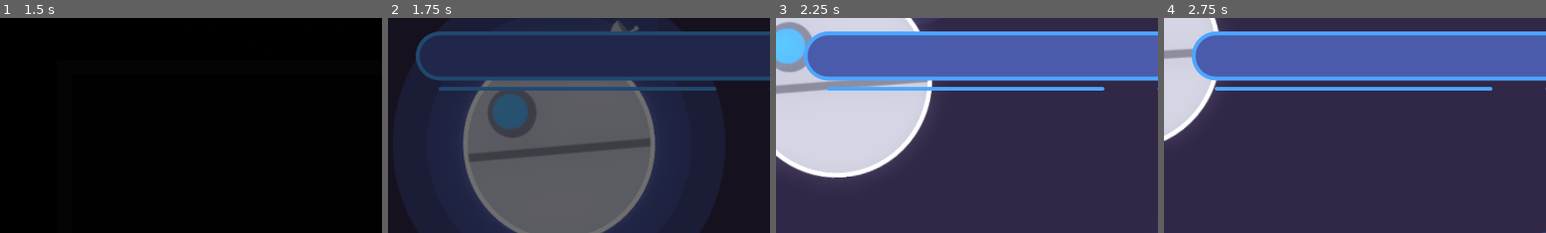
Above: before the commit, frames 1-4 (left to right).
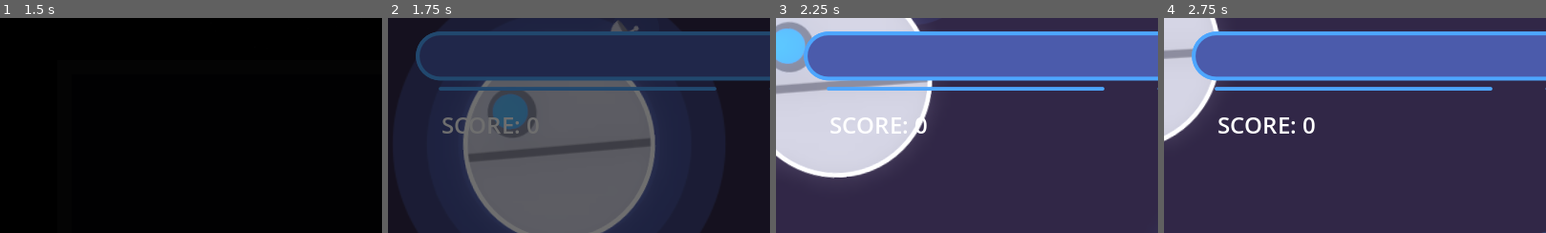
Above: after the commit, the same moments.

Repository: Wahid7852/SpaceRunner
Game: Godot game, scene res://ui/main_menu.tscn
Two runs of this game, one before a commit and one after it. Both use one fixed random seed, a clock stepped at 60 frames per second and the inputs below.
Inputs (mouse positions are % of the whole screen's width and height, from its top left):
- Up to frame 1 (1.5 s): tap Enter (ui_accept) at 0.5, 0.77 s; move the mouse to (72, 45) at 0.52 s; hold D (right) 0.53-1.28 s; tap Space (fire) at 0.6 s; move the mouse to (30, 55) at 1.27 s; hold S (down) from 1.28 s (still down); click (30, 55) at 1.35 s
- Up to frame 2 (1.75 s): keep holding S (down); tap Enter (ui_accept) at 1.52 s
- Up to frame 3 (2.25 s): move the mouse to (60, 28) at 2.02 s; release S (down) at 2.03 s; hold D (right) from 2.03 s (still down); hold Right mouse button (precision_mode) from 2.03 s (still down)
- Up to frame 4 (2.75 s): keep holding D (right); keep holding Right mouse button (precision_mode)
The pictures show only the part of the screen within x 0-50%, y 4-54%; the shares and areas given below are measured in that part.

Frame 1 is identical in both runs. In frame 2, 0.5% of the frame differs, in the area x 14-39%, y 46-54%; in frame 3, 0.6%; in frame 4, 0.9%, in the area x 14-40%, y 46-54%.

Commit message:
spacerunner: Implement Score
Signed-off-by: Wahid7852 <wahidzk0091@gmail.com>

Diff:
--- a/autoload/events.gd
+++ b/autoload/events.gd
@@ -35,6 +35,9 @@
 
 signal explosion_occurred
 
+signal enemy_died(position: Vector2)
+signal ore_mined
+
 enum UpgradeChoices { HEALTH, SPEED, CARGO, MINING, WEAPON }
 
 enum UITypes { UPGRADE, QUIT }
--- /dev/null
+++ b/autoload/score_manager.gd
@@ -0,0 +1,13 @@
+extends Node
+
+signal score_changed(new_score: int)
+
+var current_score: int = 0
+
+func increment_score(amount: int) -> void:
+	current_score += amount
+	score_changed.emit(current_score)
+
+func reset_score() -> void:
+	current_score = 0
+	score_changed.emit(current_score)
--- a/project.godot
+++ b/project.godot
@@ -21,6 +21,7 @@
 
 Events="*res://autoload/events.gd"
 ObjectRegistry="*res://autoload/object_registry.tscn"
+ScoreManager="*res://autoload/score_manager.gd"
 
 [debug]
 
--- /dev/null
+++ b/score_display.gd
@@ -0,0 +1,13 @@
+extends Control
+
+@onready var score_label: Label = $ScoreLabel
+
+func _ready() -> void:
+	ScoreManager.score_changed.connect(_on_score_changed)
+	_update_score_text(0)
+
+func _on_score_changed(new_score: int) -> void:
+	_update_score_text(new_score)
+
+func _update_score_text(score: int) -> void:
+	score_label.text = "SCORE: %d" % score
--- /dev/null
+++ b/score_manager.gd
@@ -0,0 +1,13 @@
+extends Node
+
+signal score_changed(new_score: int)
+
+var score: int = 0
+
+func add_score(points: int) -> void:
+	score += points
+	score_changed.emit(score)
+
+func reset_score() -> void:
+	score = 0
+	score_changed.emit(score)
--- a/ships/enemies/pirate/pirate_ship.gd
+++ b/ships/enemies/pirate/pirate_ship.gd
@@ -108,14 +108,14 @@
 	var effect: Node2D = explosion_effect.instantiate()
 	ObjectRegistry.register_effect(effect)
 	effect.global_position = global_position
+	Events.enemy_died.emit(global_position)
+
 	died.emit()
-	var new_leader: CharacterBody2D
+	var new_leader: CharacterBody2D = null
 	for squaddie_ref in squaddies:
 		var squaddie: CharacterBody2D = squaddie_ref.get_ref()
 		if not squaddie:
 			continue
-		# FIXME: I had an error because a Projectile was in the squaddies array
-		# We should ensure this cannot happen, and squaddies are all from the faction
 		if not squaddie.is_in_group("Enemies"):
 			continue
 		if squaddie._health > 0:
--- a/ui/hud/hud.gd
+++ b/ui/hud/hud.gd
@@ -2,7 +2,7 @@
 
 @onready var shield_bar := $ShieldBar
 @onready var cargo_gauge := $CargoGauge
-
+@onready var score_display := $ScoreDisplay
 
 func initialize(player: PlayerShip) -> void:
 	shield_bar.initialize(player)
--- a/ui/hud/hud.tscn
+++ b/ui/hud/hud.tscn
@@ -1,8 +1,9 @@
-[gd_scene load_steps=4 format=3 uid="uid://dn2lyjt0cp57p"]
+[gd_scene load_steps=5 format=3 uid="uid://dn2lyjt0cp57p"]
 
 [ext_resource type="PackedScene" uid="uid://kn2ugan2b7cd" path="res://ui/hud/shield_bar.tscn" id="1"]
 [ext_resource type="PackedScene" uid="uid://6j5jnsgned4s" path="res://ui/cargo_progress.tscn" id="2"]
 [ext_resource type="Script" path="res://ui/hud/hud.gd" id="3"]
+[ext_resource type="Script" path="res://ui/hud/score_display.gd" id="4_egpa7"]
 
 [node name="HUD" type="Control"]
 layout_mode = 3
@@ -30,3 +31,26 @@
 offset_top = 32.0
 offset_right = -40.0
 offset_bottom = 160.0
+
+[node name="ScoreDisplay" type="Control" parent="."]
+anchors_preset = 0
+offset_right = 40.0
+offset_bottom = 40.0
+script = ExtResource("4_egpa7")
+
+[node name="ScoreLabel" type="Label" parent="ScoreDisplay"]
+layout_direction = 1
+layout_mode = 1
+anchors_preset = 15
+anchor_right = 1.0
+anchor_bottom = 1.0
+offset_left = 56.0
+offset_top = 105.0
+offset_right = 143.0
+offset_bottom = 105.0
+grow_horizontal = 2
+grow_vertical = 2
+theme_override_font_sizes/font_size = 24
+text = "SCORE: 0"
+vertical_alignment = 2
+clip_text = true
--- /dev/null
+++ b/ui/hud/score_display.gd
@@ -0,0 +1,21 @@
+extends Control
+
+@onready var score_label: Label = $ScoreLabel
+
+func _ready() -> void:
+	ScoreManager.score_changed.connect(_on_score_changed)
+	Events.enemy_died.connect(_on_enemy_died)
+	Events.ore_mined.connect(_on_ore_mined)
+	_update_score_text(0)
+
+func _on_score_changed(new_score: int) -> void:
+	_update_score_text(new_score)
+
+func _on_enemy_died(_enemy_position: Vector2) -> void:
+	ScoreManager.increment_score(100)
+
+func _on_ore_mined() -> void:
+	ScoreManager.increment_score(10)
+
+func _update_score_text(score: int) -> void:
+	score_label.text = "SCORE: %d" % score
--- a/world/docking_point/asteroid.gd
+++ b/world/docking_point/asteroid.gd
@@ -1,5 +1,3 @@
-# Represents an extended dockable that holds a random amount of mineable
-# resources.
 class_name Asteroid
 extends DockingPoint
 
@@ -16,7 +14,6 @@
 
 var iron_amount := 0.0
 
-
 func _ready() -> void:
 	super()
 	anim_player.speed_scale = randf_range(0.5, 2.0)
@@ -26,7 +23,6 @@
 	iron_amount = rng.randf_range(min_iron_amount, max_iron_amount)
 	scale *= max(iron_amount / max_iron_amount, min_scale)
 
-
 func mine_amount(value: float) -> float:
 	var mined_amount: float = min(iron_amount, value)
 	iron_amount -= mined_amount
@@ -35,10 +31,12 @@
 	if is_equal_approx(iron_amount, 0.0):
 		undock()
 		shrink()
+		Events.ore_mined.emit()
 	elif not anim_player.is_playing():
 		fx_anim_player.play("pulse")
 
 	return mined_amount
+	#mined.emit(iron_extracted)
 
 
 # Animates the asteroid shrinking down and frees it.
Not shown, added: export_presets.cfg
